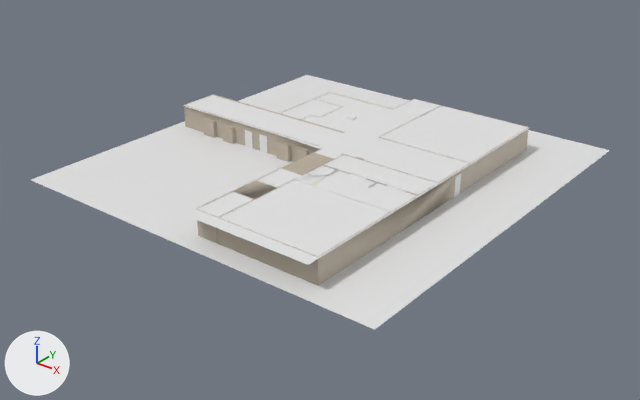
What one commit did to the FBX model Assets/Building Prefabs/Cattleya.fbx.
The view is the same before and after, from a 50 mm camera at (170.2, -199.5, 106.9) aimed at (20.9, -12.8, -8.8). Arrows for +X, +Y and +Z are at lower left; the lights stay in place. The first picture is the older version. Where no turn or scale is listed for an object, it has been applied to the vertices. Vertices at exactly the same position are counted once.
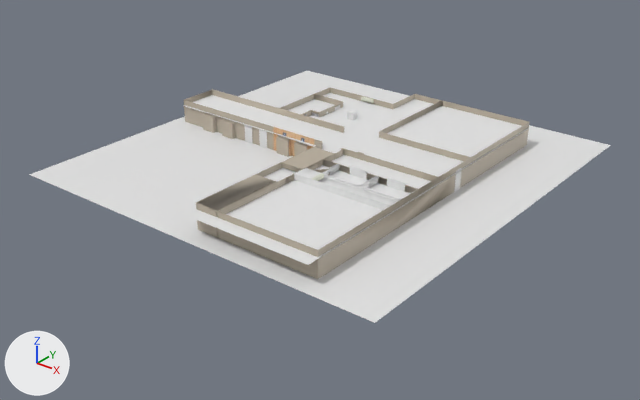
Where the newer file only moved an object's origin or applied its transform, the numbers keep the older frame.

Location of each change, [x1, y1, x2, y2] in pixels of the pictures (640 x 400 px; the box of a moved part takes in the faces that stretch with it):
'Plane.016', moved: before [31, 75, 610, 330]; after [29, 71, 611, 323]
'Plane', reshaped, moved: before [184, 92, 529, 286]; after [184, 88, 529, 279]
'Plane.011', moved: before [294, 179, 391, 212]; after [294, 173, 391, 210]
'Plane.022', added: after [273, 127, 314, 156]
'Cube.018', moved: before [322, 171, 417, 205]; after [322, 165, 416, 201]
'Cube.008', moved: before [296, 174, 329, 184]; after [295, 168, 329, 179]
'Cube.011', moved (mostly hidden): before [387, 183, 405, 192]; after [387, 177, 405, 192]
'Plane.007', moved: before [347, 114, 357, 120]; after [347, 109, 357, 120]
part 1 of me_plane_001, moved or reshaped: before [268, 130, 314, 156]; after [268, 125, 274, 150]

The change in detail:
me_plane_001 is used by ob_plane; location (0.0, 0.0, 0.0).
me_plane_001 had 349 vertices, 247 faces and spanned x -37.6..60.4, y -62.8..41.1, z 0.0..7.8.
me_plane_001 now has 347 vertices, 238 faces and spans x -37.6..60.4, y -62.8..41.1, z 0.0..7.8.
me_plane_001 part 1: 4 vertices removed from x 3.8..15.4, y -11.3, z 7.8; 2 vertices added at x 1.5..1.6, y -11.3, z 0.1..7.8.
Mesh me_plane_015 is new.
It has 40 vertices, 26 faces and spans x 1.5..17.6, y -12.1..-11.3, z 0.0..7.8.
It uses material mat_kayu2 (picture img_kayu2_png).
Object 'Plane.016' (ob_plane_016) moves from (19.6, -4.0, 0.1) to (19.6, -4.0, 1.8).
Object 'Plane' (ob_plane) moves from (0.0, 0.0, 0.0) to (0.0, 0.0, 1.7).
Object 'Cube.008' (ob_cube_008) moves from (32.7, -27.4, 7.3) to (32.7, -27.4, 9.0).
Object 'Cube.018' (ob_cube_018) moves from (34.5, -18.5, 7.8) to (34.5, -18.5, 9.5).
Object 'Plane.007' (ob_plane_007) moves from (0.0, 0.0, 0.0) to (0.0, 0.0, 1.7).
Object 'Plane.011' (ob_plane_011) moves from (0.0, 0.0, 0.0) to (0.0, 0.0, 1.7).
Object 'Cube.011' (ob_cube_011) moves from (51.6, -17.5, 5.3) to (51.6, -17.5, 7.0).
Object 'Plane.022' (ob_plane_022) is new; it shows me_plane_015.
Its location is (0.0, 0.0, 1.7).
